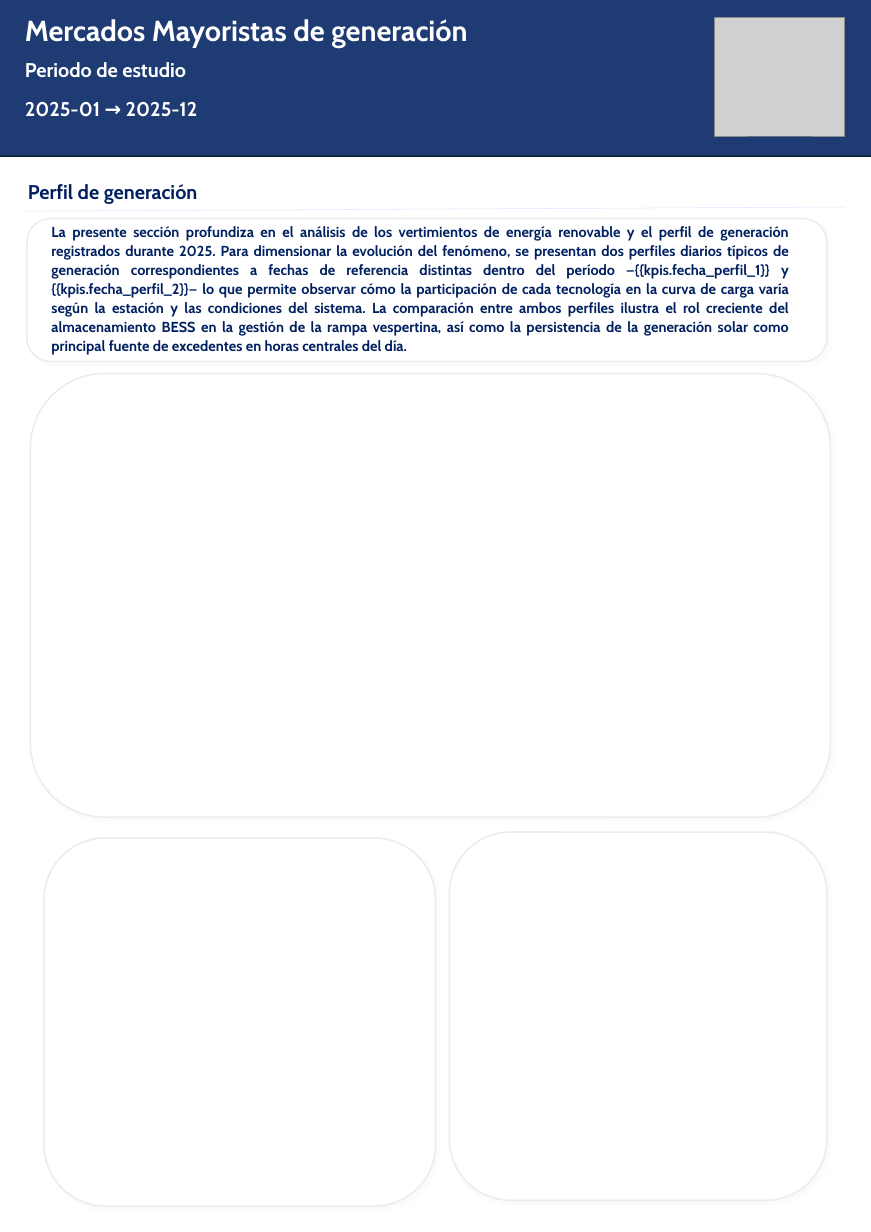
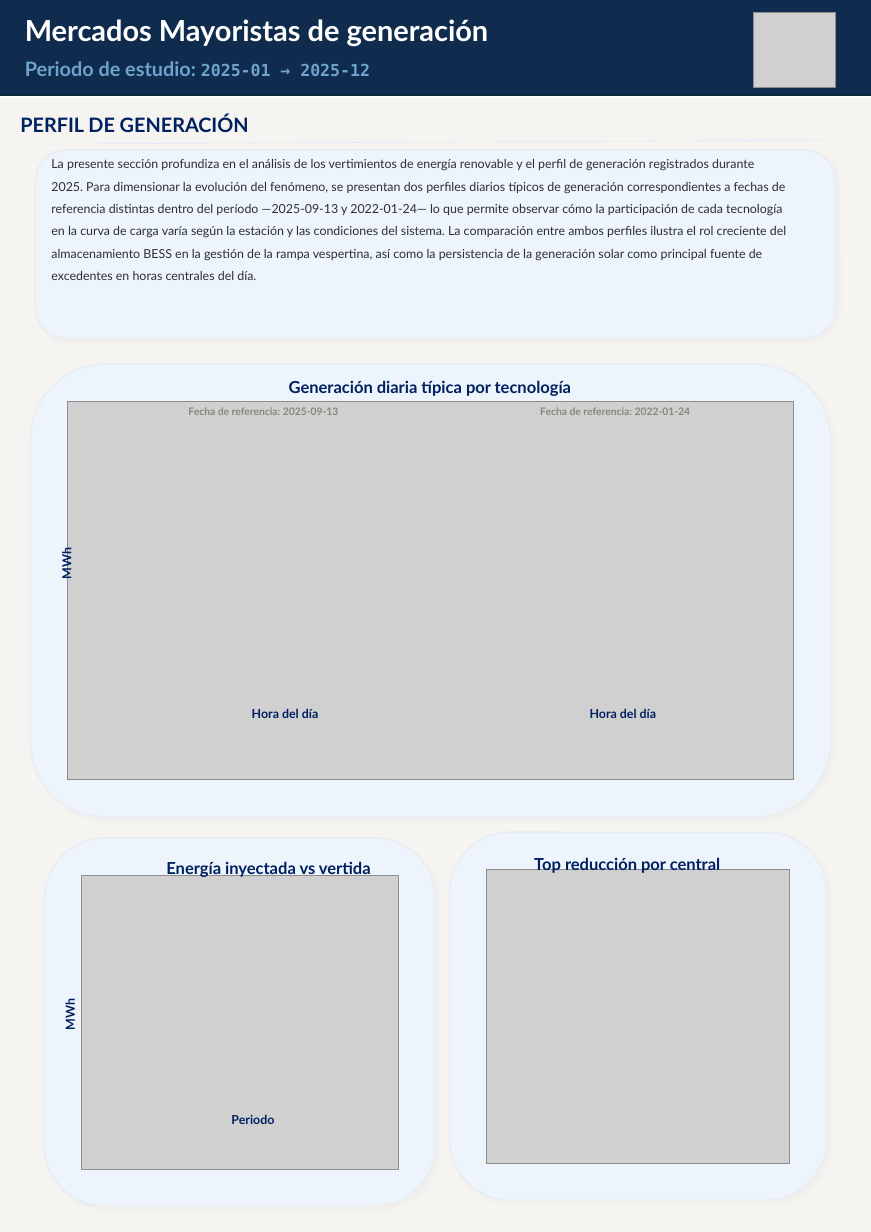
Before and after one commit to Pinzun/reporte_generacion, a slide deck: slide 3 of data/processed/reports/reporte_generacion.pptx. Drawn at 871x1232 pixels with LibreOffice and Linux fonts; fonts in the diff are those of the drawing; grey boxes stand for pictures; background and template pictures are left out. Boxes give left, top, right and bottom in pixels: in the first picture for what was removed or moved away, otherwise in the second. Text is boxed around its words. In the diff, an @@ line names an element or a change of style, - is before the commit and + after.

```diff
--- a/data/processed/reports/reporte_generacion.pptx
+++ b/data/processed/reports/reporte_generacion.pptx
@@ text "Mercados Mayoristas de generación" at box(25, 19, 489, 47): font Cabin to Lato @@
@@ rectangle: place and size @@
-rectangle at box(0, 0, 871, 156)
+rectangle at box(0, 0, 871, 95)
@@ rectangle at box(0, 0, 871, 95): fill #1F3B73 to #0F2B4E @@
@@ picture: place and size @@
-picture at box(715, 18, 845, 136)
+picture at box(753, 13, 836, 87)
@@ text at box(25, 61, 370, 76): text changed; font Cabin to Lato; text colour #FFFFFF to #6FA3CC @@
-2025-01 → 2025-12
+Periodo de estudio: 2025-01 → 2025-12
@@ text removed at box(25, 62, 186, 78) @@
-Periodo de estudio
@@ rectangle added at box(0, 98, 871, 1232), fill #F5F4F0, outline #F5F4F0 1.5 pt @@
@@ text at box(20, 114, 249, 132): text changed; font Cabin to Lato @@
-Perfil de generación
+PERFIL DE GENERACIÓN
@@ line moved from (27, 211) - (845, 207) to (13, 145) - (831, 140) @@
@@ fill #FFFFFF to #EDF4FB in 4 elements at box(449, 832, 827, 1200), box(44, 838, 435, 1206), box(31, 364, 831, 817), box(36, 150, 836, 338) @@
@@ rounded rectangle: place and size @@
-rounded rectangle at box(27, 218, 827, 361)
+rounded rectangle at box(36, 150, 836, 338)
@@ text at box(51, 159, 786, 280): text changed; size 14 to 12 pt; font Cabin to Lato; text colour #002060 to #2C2E38; bold off @@
-La presente sección profundiza en el análisis de los vertimientos de energía renovable y el perfil de generación registrados durante 2025. Para dimensionar la evolución del fenómeno, se presentan dos perfiles diarios típicos de generación correspondientes a fechas de referencia distintas dentro del período —{{kpis.fecha_perfil_1}} y {{kpis.fecha_perfil_2}}— lo que permite observar cómo la participación de cada tecnología en la curva de carga varía según la estación y las condiciones del sistema. La comparación entre ambos perfiles ilustra el rol creciente del almacenamiento BESS en la gestión de la rampa vespertina, así como la persistencia de la generación solar como principal fuente de excedentes en horas centrales del día.
+La presente sección profundiza en el análisis de los vertimientos de energía renovable y el perfil de generación registrados durante 2025. Para dimensionar la evolución del fenómeno, se presentan dos perfiles diarios típicos de generación correspondientes a fechas de referencia distintas dentro del período —2025-09-13 y 2022-01-24— lo que permite observar cómo la participación de cada tecnología en la curva de carga varía según la estación y las condiciones del sistema. La comparación entre ambos perfiles ilustra el rol creciente del almacenamiento BESS en la gestión de la rampa vespertina, así como la persistencia de la generación solar como principal fuente de excedentes en horas centrales del día.
@@ rounded rectangle: place and size @@
-rounded rectangle at box(31, 373, 831, 817)
+rounded rectangle at box(31, 364, 831, 817)
@@ text added at box(289, 380, 571, 396), 16 pt, text #002060, bold @@
+Generación diaria típica por tecnología
@@ picture added at box(68, 402, 794, 780) @@
@@ text added at box(188, 407, 339, 415), 10 pt, text #8A8775, bold @@
+Fecha de referencia: 2025-09-13
@@ text added at box(540, 407, 691, 415), 10 pt, text #8A8775, bold @@
+Fecha de referencia: 2022-01-24
@@ text added at box(59, 551, 74, 579), 12 pt, text #002060, bold @@
+MWh
@@ text added at box(252, 708, 318, 718), 12 pt, text #002060, bold @@
+Hora del día
@@ text added at box(590, 708, 656, 718), 12 pt, text #002060, bold @@
+Hora del día
@@ text added at box(166, 862, 371, 877), 16 pt, text #002060, bold @@
+Energía inyectada vs vertida
@@ text added at box(534, 856, 720, 873), 16 pt, text #002060, bold @@
+Top reducción por central
@@ picture added at box(81, 875, 398, 1169) @@
@@ picture added at box(487, 870, 790, 1163) @@
@@ text added at box(63, 1001, 78, 1029), 12 pt, text #002060, bold @@
+MWh
@@ text added at box(231, 1114, 274, 1124), 12 pt, text #002060, bold @@
+Periodo
```
Also in this commit, not shown: 2 other slides changed, 15 other files.
